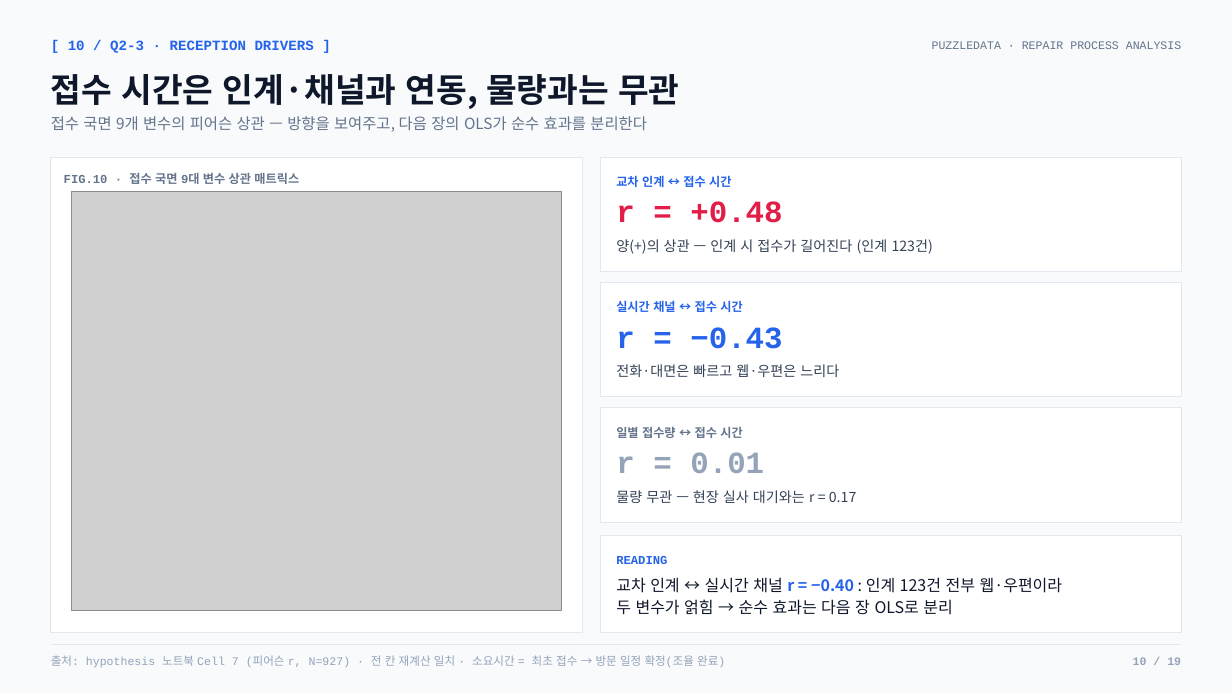
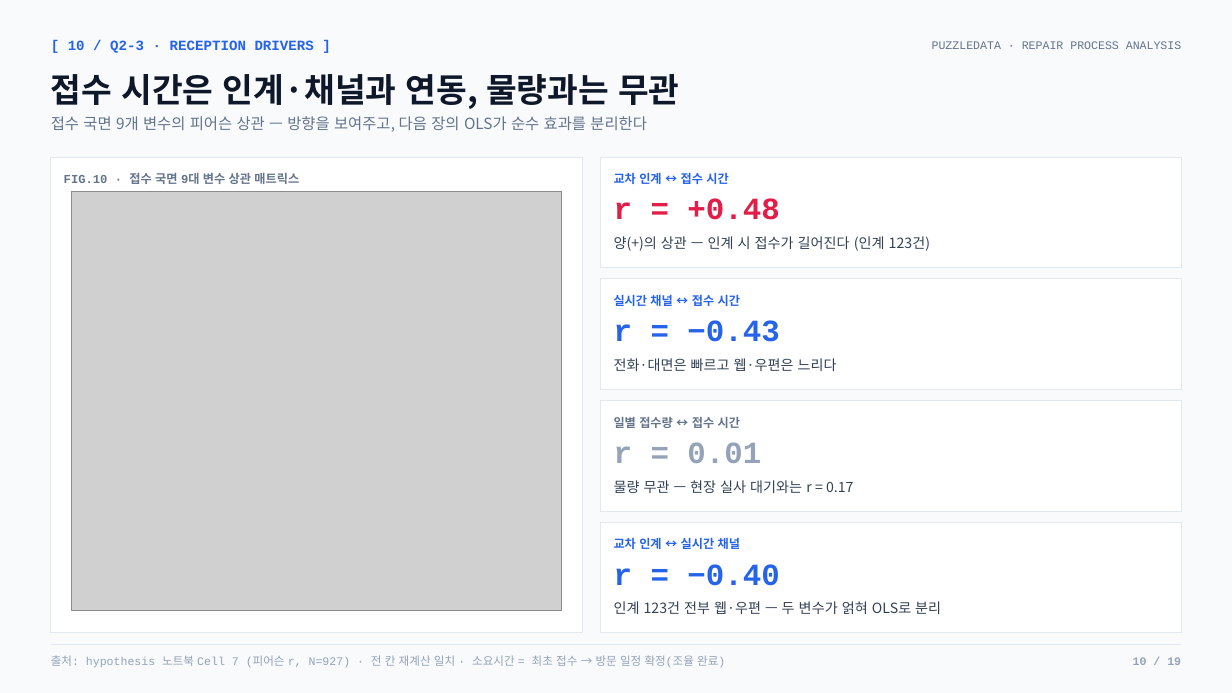
Before and after one commit to nus1245/puzzle_data, a slide deck: slide 10 of outputs/pptx/puzzledata_repair_report.pptx. Drawn at 1232x693 pixels with LibreOffice and Linux fonts; fonts in the diff are those of the drawing; grey boxes stand for pictures. Boxes give left, top, right and bottom in pixels: in the first picture for what was removed or moved away, otherwise in the second. Text is boxed around its words. In the diff, an @@ line names an element or a change of style, - is before the commit and + after.

```diff
--- a/outputs/pptx/puzzledata_repair_report.pptx
+++ b/outputs/pptx/puzzledata_repair_report.pptx
@@ rectangle resized from (x1=601, y1=157, x2=1181, y2=272) to (x1=601, y1=157, x2=1181, y2=268) @@
@@ rectangle moved from (x1=601, y1=283, x2=1181, y2=397) to (x1=601, y1=279, x2=1181, y2=390) @@
@@ text "실시간 채널 ↔ 접수 시간" moved from (x1=616, y1=300, x2=742, y2=312) to (x1=614, y1=294, x2=740, y2=306) @@
@@ text "r = −0.43" moved from (x1=616, y1=327, x2=782, y2=349) to (x1=614, y1=320, x2=779, y2=342) @@
@@ text "전화·대면은 빠르고 웹·우편은 느리다" moved from (x1=616, y1=364, x2=839, y2=377) to (x1=614, y1=358, x2=837, y2=371) @@
@@ rectangle moved from (x1=601, y1=408, x2=1181, y2=522) to (x1=601, y1=400, x2=1181, y2=511) @@
@@ text "일별 접수량 ↔ 접수 시간" moved from (x1=616, y1=427, x2=742, y2=438) to (x1=614, y1=417, x2=740, y2=428) @@
@@ text "r = 0.01" moved from (x1=616, y1=452, x2=764, y2=473) to (x1=614, y1=442, x2=761, y2=463) @@
@@ text "물량 무관 — 현장 실사 ..." moved from (x1=616, y1=490, x2=856, y2=503) to (x1=614, y1=480, x2=853, y2=493) @@
@@ rectangle resized from (x1=601, y1=535, x2=1181, y2=633) to (x1=601, y1=522, x2=1181, y2=633) @@
@@ text at (x1=614, y1=537, x2=740, y2=549): text changed @@
-READING
+교차 인계 ↔ 실시간 채널
@@ text at (x1=614, y1=564, x2=779, y2=586): text changed; size 12.5 to 24 pt; font Noto Sans CJK KR to Courier New; text colour #0F172A to #2563EB; bold on @@
-교차 인계 ↔ 실시간 채널 r = −0.40 : 인계 123건 전부 웹·우편이라
-두 변수가 얽힘 → 순수 효과는 다음 장 OLS로 분리
+r = −0.40
@@ text added at (x1=614, y1=601, x2=941, y2=614), 11 pt, text #334155 @@
+인계 123건 전부 웹·우편 — 두 변수가 얽혀 OLS로 분리
```
Also in this commit, not shown: 2 other files.
